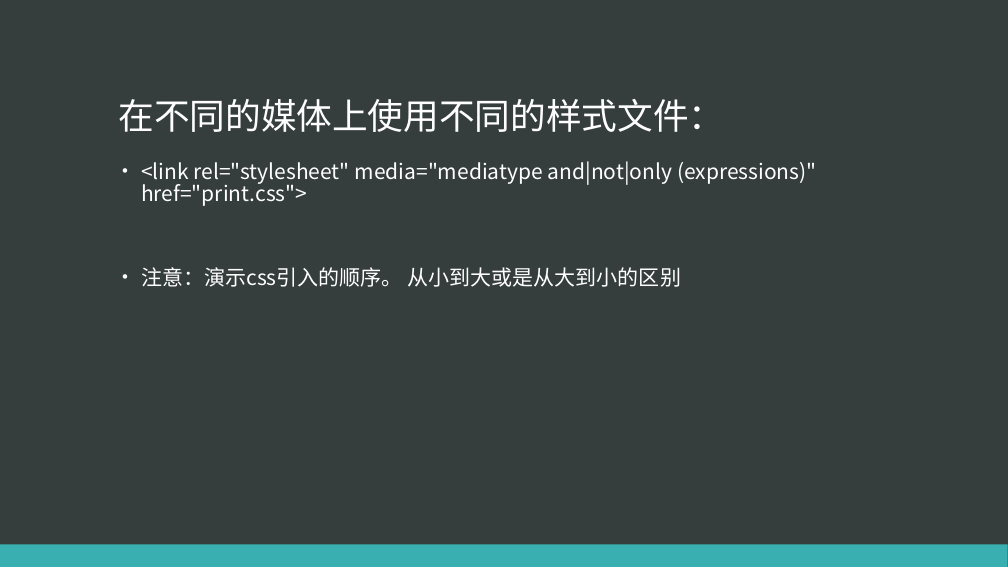
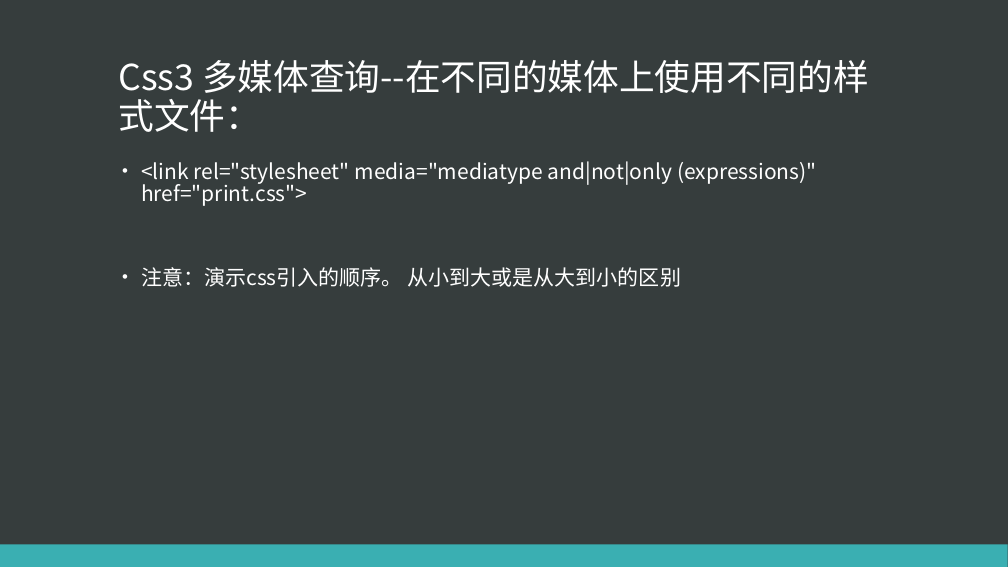
Before and after one commit to eventao/courseware, a slide deck: slide 8 of ppt/css3/css3-media.pptx (slide 7 before the commit). Drawn at 1008x567 pixels with LibreOffice and Linux fonts; fonts in the diff are those of the drawing. Boxes give left, top, right and bottom in pixels: in the first picture for what was removed or moved away, otherwise in the second. Text is boxed around its words. In the diff, an @@ line names an element or a change of style, - is before the commit and + after.

```diff
--- a/ppt/css3/css3-media.pptx
+++ b/ppt/css3/css3-media.pptx
@@ title at [118,60,869,132]: text changed @@
-在不同的媒体上使用不同的样式文件：
+Css3 多媒体查询--在不同的媒体上使用不同的样式文件：
```
Also in this commit, not shown: 2 other slides changed, 2 slides added, 1 other file.
